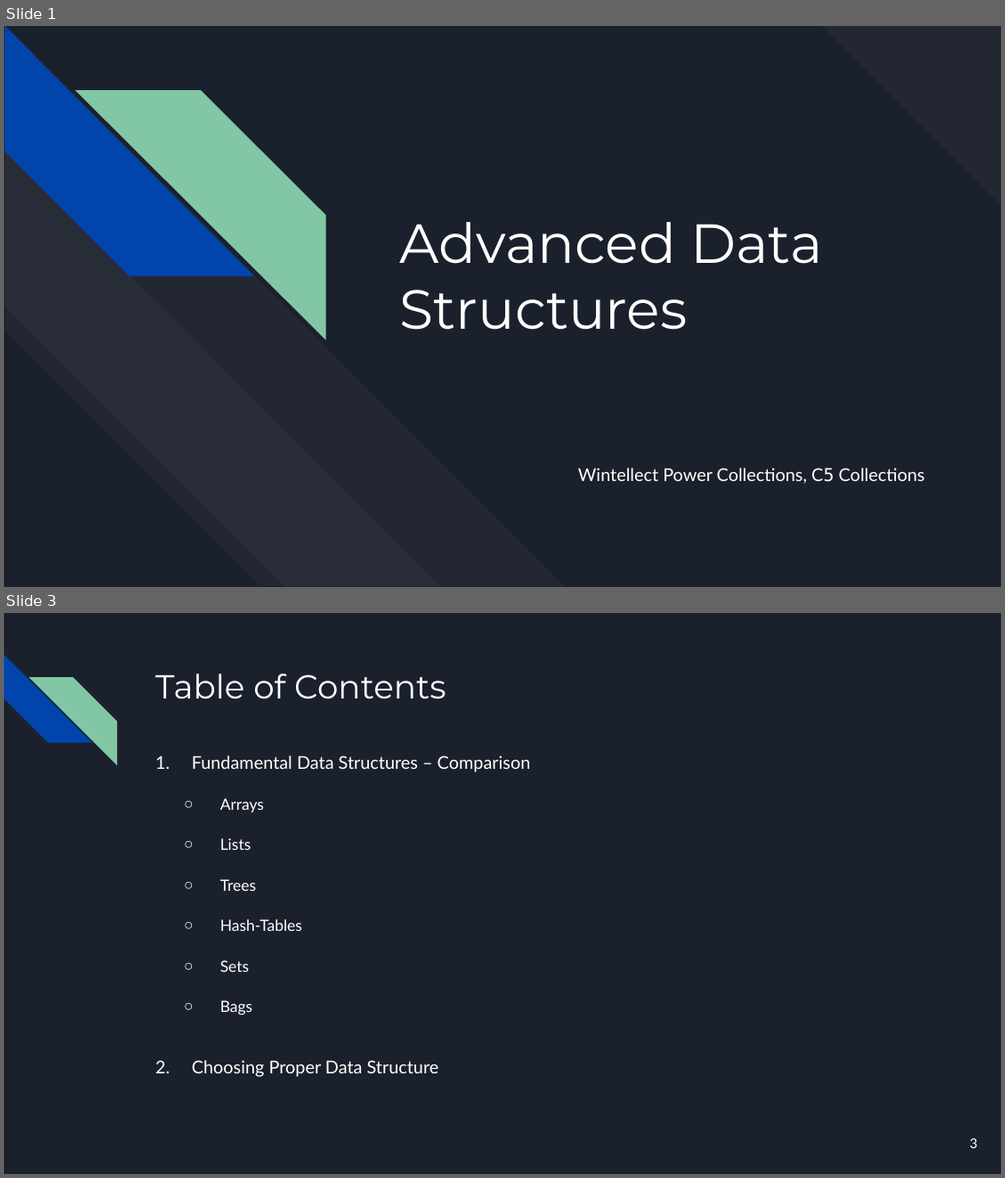
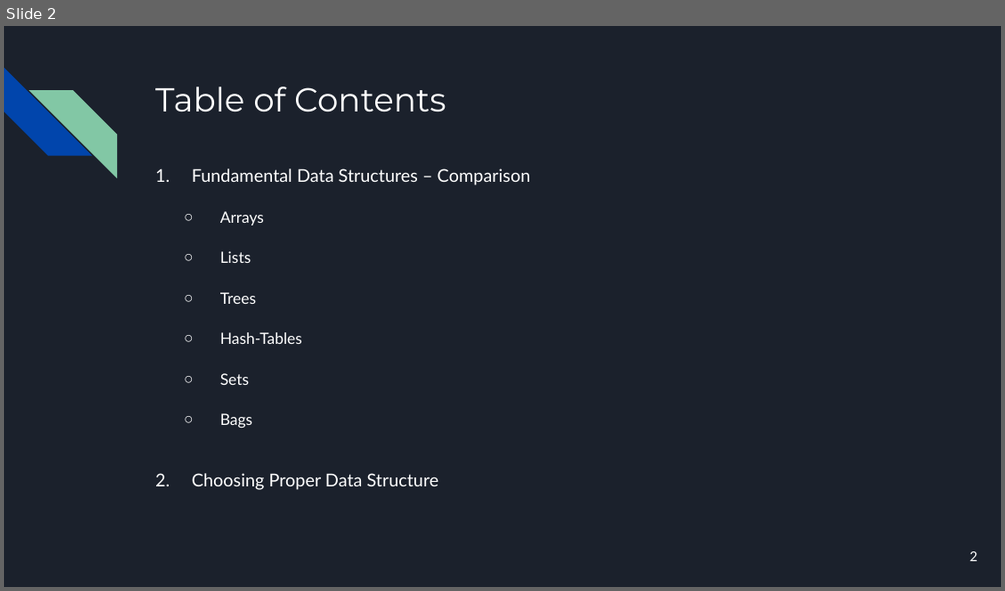
Before and after one commit to bulhard/DSA2022, a slide deck: _Presentations/07 Data-Structures-Efficiency.pptx. Shown one above the other, each under a label of ours: slides 1 and 3 before the commit, slide 2 after it; the slides between them are not shown. The pictures are 1005x1178 and 1005x591 pixels, drawn with LibreOffice and Linux fonts; fonts in the diff are those of the drawing. Boxes give left, top, right and bottom in pixels: in the first picture for what was removed or moved away, otherwise in the second. Text is boxed around its words. In the diff, an @@ line names an element or a change of style, - is before the commit and + after.

```diff
--- a/_Presentations/07 Data-Structures-Efficiency.pptx
+++ b/_Presentations/07 Data-Structures-Efficiency.pptx
@@ slide 1 removed at (4,26,1001,587), background #1B212C @@
@@ diag stripe removed at (822,26,1001,206) @@
@@ group removed at (4,26,566,586): 4 diag stripes @@
@@ title removed at (399,222,823,329) @@
-Advanced Data Structures
@@ subtitle removed at (578,467,925,483) @@
-Wintellect Power Collections, C5 Collections
@@ what was slide 3 is now slide 2 @@
@@ page number at (970,551,978,561): text changed @@
-3
+2
```
Also in this commit, not shown: 1 slide changed.
